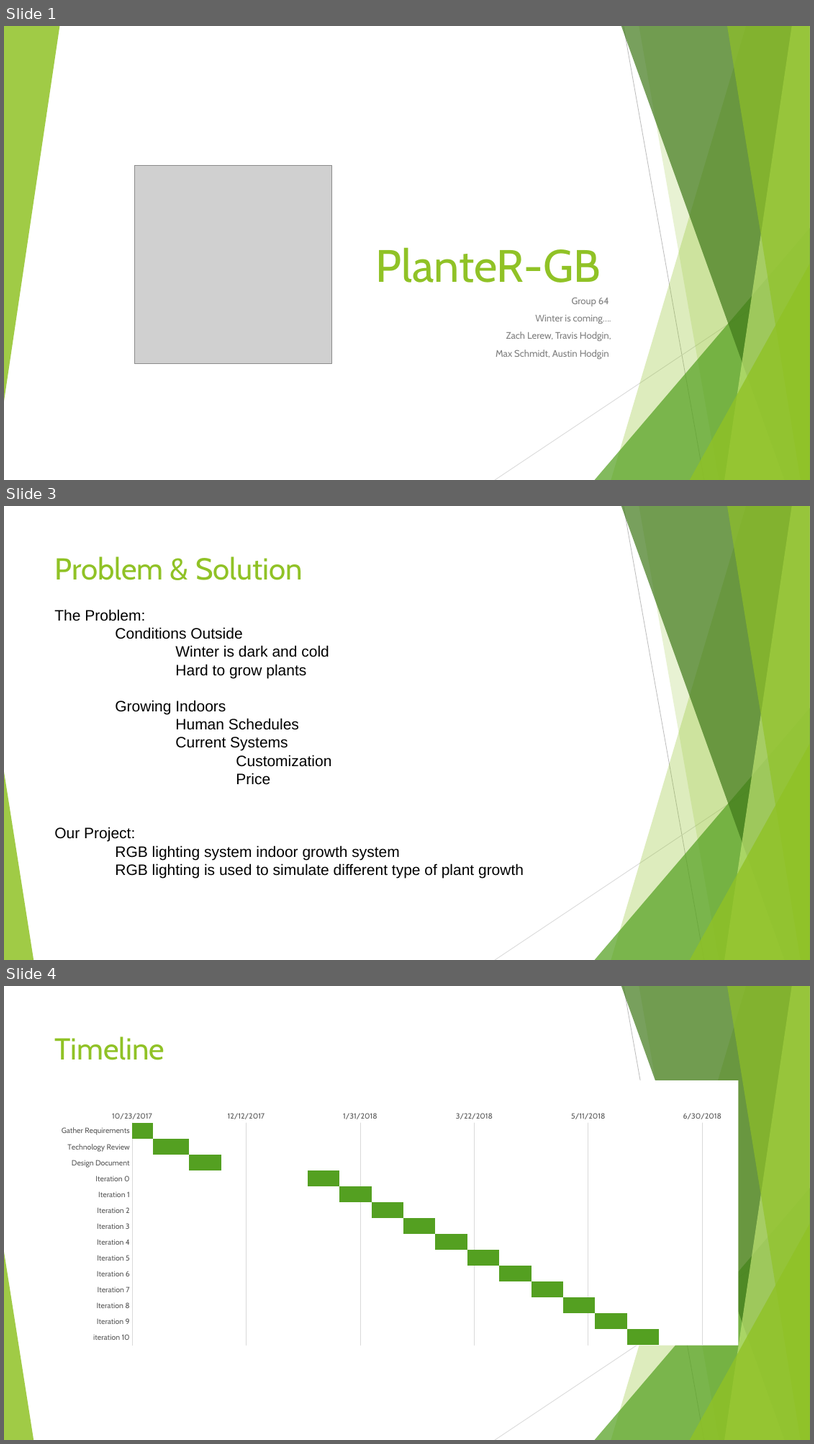
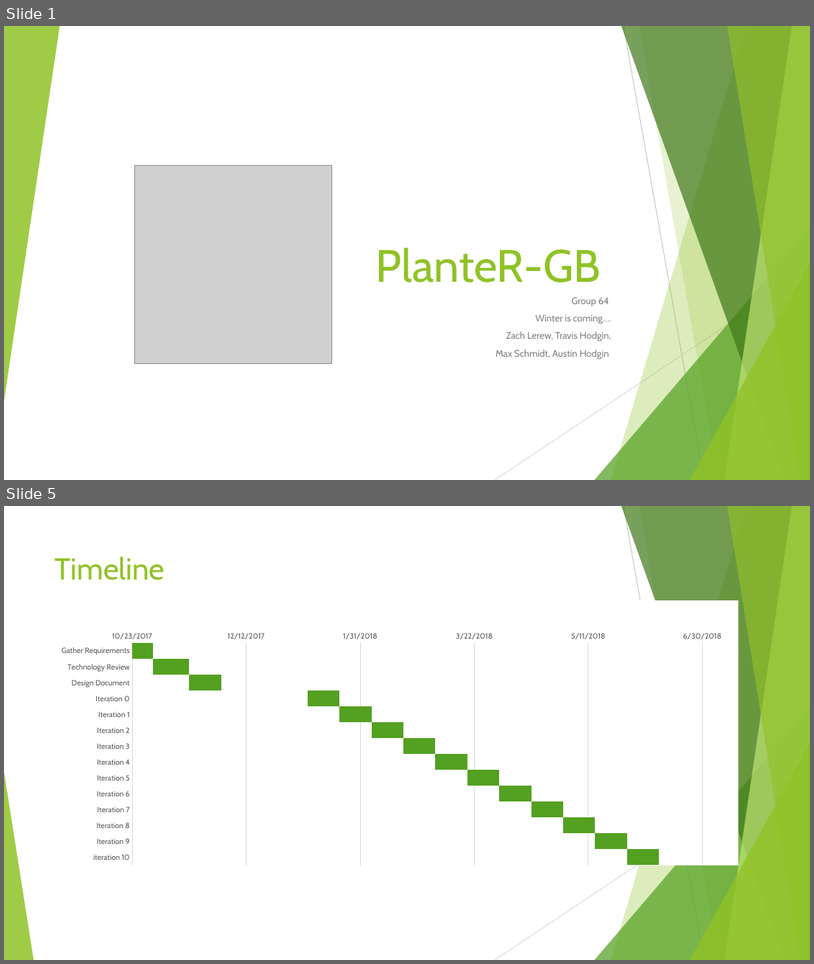
Before and after one commit to HodginAustin/Winter-Is-Coming, a slide deck: Documents/PresentationFall/Fall Presentation.pptx. Shown one above the other, each under a label of ours: slides 1, 3 and 4 before the commit, slides 1 and 5 after it; the slides between them are not shown. The pictures are 814x1444 and 814x964 pixels, drawn with LibreOffice and Linux fonts; fonts in the diff are those of the drawing; grey boxes stand for pictures. Boxes give left, top, right and bottom in pixels: in the first picture for what was removed or moved away, otherwise in the second. Text is boxed around its words. In the diff, an @@ line names an element or a change of style, - is before the commit and + after.

```diff
--- a/Documents/PresentationFall/Fall Presentation.pptx
+++ b/Documents/PresentationFall/Fall Presentation.pptx
@@ slide 3 removed at (4, 506, 810, 960), background #FFFFFF; not listed: 10 template elements that a slide beside it also shows @@
@@ text removed at (54, 556, 303, 580) @@
-Problem & Solution
@@ text removed at (54, 609, 524, 878) @@
-The Problem:
-Conditions Outside
-    Winter is dark and cold
-    Hard to grow plants
-    Growing Indoors
-    Human Schedules
-    Current Systems
-    Customization
-    Price
-Our Project:
-RGB lighting system indoor growth system
-RGB lighting is used to simulate different type of plant growth
@@ what was slide 4 is now slide 5 @@
```
Also in this commit, not shown: 1 slide changed, 3 slides added.
